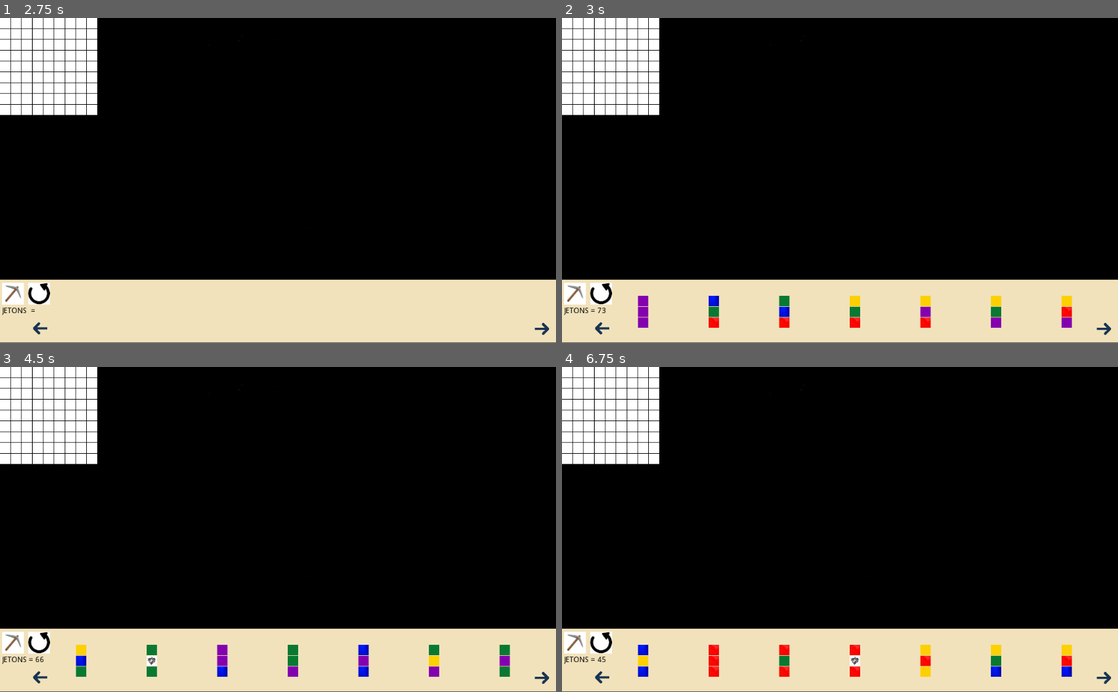
Above: before the commit, frames 1-4 (two rows, left to right).
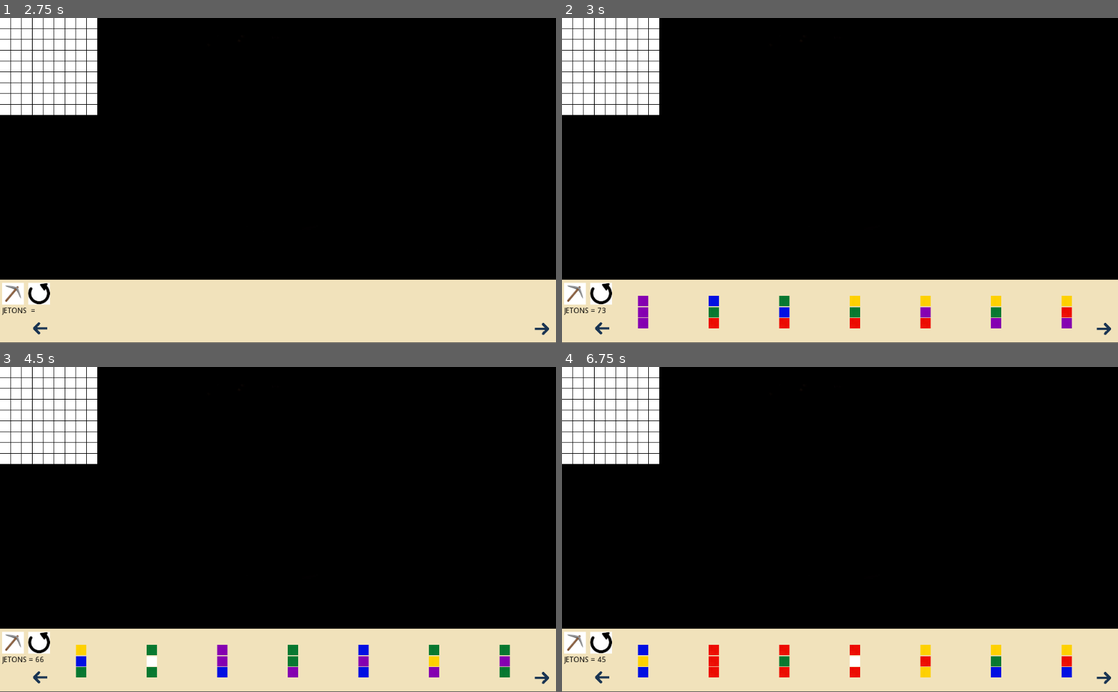
Above: after the commit, the same moments.

Repository: tartempion-sdr/chromino-V2
Game: Godot game, scene res://Node2D.tscn
Same seed, same stepped clock (60 frames per second), same inputs: the game is played once before the commit and once after it.
Inputs (mouse positions are in pixels of both pictures, inside the frame that each line leads up to):
- Up to frame 1 (2.75 s): click (38, 326) at 0.5 s; click (539, 330) at 1.25 s; click (38, 294) at 2 s
- Up to frame 2 (3 s): click "JETONS =" at 2.75 s
- Up to frame 3 (4.5 s): click (505, 659) at 3.52 s; click "JETONS = 73" at 4.25 s
- Up to frame 4 (6.75 s): click "JETONS = 66" at 5 s; click "JETONS = 59" at 5.75 s; click "JETONS = 52" at 6.5 s

Frame 1 is identical in both runs. In frame 2, 0.2% of the frame differs, in the area x 13-92%, y 85-96%; in frame 3, 0.2%; in frame 4, 0.3%.

Commit message:
deplacer jeton sur le plateau ok

Diff:
--- a/Node2D.gd
+++ b/Node2D.gd
@@ -147,13 +147,17 @@
 var list_affiche_position_porte_jetons = []
 var random = RandomNumberGenerator.new()
 var hazard
+
+
+
+
+
 func _ready():
 
-
 	random.randomize()
-
-
 	pos_plateau()
+
+
 
 
 func plateau(pos):
@@ -222,34 +226,37 @@
 	print("random" + str(hazard))
 	var instance_jeton = scene_jeton.instance()
 
-
-	instance_jeton.get_node("CollisionShape2D/Spritemilieu/Spritehaut").texture = list_couleurs_jetons[hazard][0]
-
-	instance_jeton.get_node("CollisionShape2D/Spritemilieu").texture = list_couleurs_jetons[hazard][1]
-	instance_jeton.get_node("CollisionShape2D/Spritemilieu/Spritebas").texture = list_couleurs_jetons[hazard][2]
+	instance_jeton.get_node("jetons/Spritemilieu/Spritehaut").texture = list_couleurs_jetons[hazard][0]
+	instance_jeton.get_node("jetons/Spritemilieu").texture = list_couleurs_jetons[hazard][1]
+	instance_jeton.get_node("jetons/Spritemilieu/Spritebas").texture = list_couleurs_jetons[hazard][2]
+	#instance_jeton.get_node("jetons").connect("mouse_entered", self, "_input")
+
 	list_couleurs_jetons[hazard][3] = false
 	list_couleurs_jetons[hazard].append(jeton_child)
 	list_affiche_position_porte_jetons.insert(0, list_couleurs_jetons[hazard])
 	add_child(instance_jeton)
 
+
+
 	jeton_child += 1
 
 	affiche_jetons_piocher()
 
 
 
+
 func affiche_jetons_piocher():
-
 
 	for f in len(list_affiche_position_porte_jetons):
 		var child_jeton = get_child(list_affiche_position_porte_jetons[f][5])
 
-		if child_jeton is Area2D:
-
-
+		if child_jeton is Node2D:
+
+			#print($TextureRect2/TextureRect3/jetons/CollisionShape2D.position())
 			if f < 8:
 				child_jeton.visible = true
 				child_jeton.position = list_position_pioche_jetons[f]
+
 			else:
 				child_jeton.visible = false
 				child_jeton.position = list_position_pioche_jetons[7]
@@ -266,17 +273,11 @@
 	print("Nombre d'éléments True à la quatrième position : %d" % count)
 	$TextureRect2/Button_pioche/RichTextLabel.text = "JETONS = %d" % count
 
-
-
-
-
 func child_pioche_jetons():
 	for d in nb_jetons_pioche:
 		pioche_jetons(d)
 		affiche_jetons_piocher()
 		affiche_nb_jetons_restant()
-
-
 
 func _input(event):
 
@@ -316,6 +317,8 @@
 
 		y1 += 10
 		souris_pos_plateau()
+	if event is InputEventMouseButton and event.button_index == BUTTON_LEFT and event.pressed :
+		pass
 
 func _on_Button_pioche_button_down():
 
@@ -355,5 +358,6 @@
 	elif len(list_affiche_position_porte_jetons) >= 0:
 		var child_jeton = get_child(list_affiche_position_porte_jetons[0][5])
 
-		if child_jeton is Area2D:
-			child_jeton.get_node("CollisionShape2D").rotation_degrees += 90
+		if child_jeton is Node2D:
+			child_jeton.get_node("jetons/Spritemilieu/Spritehaut").rotation_degrees += 90
+			child_jeton.get_node("jetons/Spritemilieu/Spritebas").rotation_degrees += 90
--- a/Node2D.tscn
+++ b/Node2D.tscn
@@ -7,7 +7,6 @@
 [ext_resource path="res://assets/pioche.png" type="Texture" id=5]
 [ext_resource path="res://assets/arrow.png" type="Texture" id=6]
 [ext_resource path="res://assets/arrow-2.png" type="Texture" id=7]
-[ext_resource path="res://jetons.tscn" type="PackedScene" id=8]
 [ext_resource path="res://assets/fleche_rotation.jpg" type="Texture" id=9]
 
 [node name="Node2D" type="Node2D"]
@@ -16,6 +15,7 @@
 [node name="TextureRect" type="TextureRect" parent="."]
 margin_right = 1026.0
 margin_bottom = 515.0
+mouse_filter = 2
 texture = ExtResource( 1 )
 expand = true
 __meta__ = {
@@ -32,6 +32,7 @@
 margin_top = 483.0
 margin_right = 1024.0
 margin_bottom = 599.0
+mouse_filter = 2
 texture = ExtResource( 2 )
 expand = true
 __meta__ = {
@@ -92,18 +93,6 @@
 __meta__ = {
 "_edit_use_anchors_": false
 }
-
-[node name="TextureRect3" type="TextureRect" parent="TextureRect2"]
-margin_left = 1.0
-margin_top = -516.0
-margin_right = 41.0
-margin_bottom = -476.0
-__meta__ = {
-"_edit_use_anchors_": false
-}
-
-[node name="jetons" parent="TextureRect2/TextureRect3" instance=ExtResource( 8 )]
-visible = false
 [connection signal="button_down" from="TextureRect2/Button_pioche" to="." method="_on_Button_pioche_button_down"]
 [connection signal="button_down" from="TextureRect2/Button_gauche2" to="." method="_on_Button_gauche_button_down"]
 [connection signal="button_down" from="TextureRect2/Button_droite" to="." method="_on_Button_droite_button_down"]
--- /dev/null
+++ b/jetons.gd
@@ -0,0 +1,23 @@
+extends Node2D
+
+var screen_limits = Rect2(Vector2(0, 0), Vector2(1280, 720))  # Ajuste ces valeurs selon la taille de ta scène
+
+
+
+
+func _ready():
+	pass
+
+
+
+func _on_TextureButton_pressed():
+	var mouse_pos = get_viewport().get_mouse_position()
+	var child_node = get_child(0)
+	print("L'ID de l'enfant est : ", child_node)
+	if child_node is Node2D:
+
+
+		child_node.visible = true
+		child_node.global_position = mouse_pos
+		print(child_node.position)
+		print(mouse_pos)
--- a/jetons.tscn
+++ b/jetons.tscn
@@ -1,46 +1,49 @@
-[gd_scene load_steps=3 format=2]
+[gd_scene load_steps=4 format=2]
 
 [ext_resource path="res://assets/colors/carre-blanc.png" type="Texture" id=1]
+[ext_resource path="res://jetons.gd" type="Script" id=2]
 
 [sub_resource type="RectangleShape2D" id=1]
-extents = Vector2( 8.5, 26.7559 )
+extents = Vector2( 10.13, 30.7778 )
 
-[node name="jetons" type="Area2D"]
+[node name="Node2D" type="Node2D"]
+script = ExtResource( 2 )
+
+[node name="jetons" type="Area2D" parent="."]
 gravity_vec = Vector2( 0, 0 )
 gravity = 0.0
 linear_damp = 0.0
 angular_damp = 0.0
 
-[node name="CollisionShape2D" type="CollisionShape2D" parent="."]
+[node name="Spritemilieu" type="Sprite" parent="jetons"]
+texture = ExtResource( 1 )
+region_enabled = true
+region_rect = Rect2( 0, 0, 19, 19 )
+
+[node name="Spritehaut" type="Sprite" parent="jetons/Spritemilieu"]
+texture = ExtResource( 1 )
+centered = false
+offset = Vector2( -9.5, -30 )
+region_enabled = true
+region_rect = Rect2( 0, 0, 19, 19 )
+
+[node name="Spritebas" type="Sprite" parent="jetons/Spritemilieu"]
+texture = ExtResource( 1 )
+centered = false
+offset = Vector2( -9.5, 11 )
+region_enabled = true
+region_rect = Rect2( 0, 0, 19, 19 )
+
+[node name="CollisionShape2D" type="CollisionShape2D" parent="jetons"]
+z_as_relative = false
 shape = SubResource( 1 )
 
-[node name="Spritemilieu" type="TextureRect" parent="CollisionShape2D"]
-margin_left = -10.0
-margin_top = -10.0
-margin_right = 9.0
-margin_bottom = 9.0
-texture = ExtResource( 1 )
-expand = true
+[node name="TextureButton" type="TextureButton" parent="jetons"]
+margin_left = -9.0
+margin_top = -30.0
+margin_right = 10.0
+margin_bottom = 30.0
 __meta__ = {
 "_edit_use_anchors_": false
 }
-
-[node name="Spritehaut" type="TextureRect" parent="CollisionShape2D/Spritemilieu"]
-margin_top = -20.0
-margin_right = 19.0
-margin_bottom = -1.0
-texture = ExtResource( 1 )
-expand = true
-__meta__ = {
-"_edit_use_anchors_": false
-}
-
-[node name="Spritebas" type="TextureRect" parent="CollisionShape2D/Spritemilieu"]
-margin_top = 20.0
-margin_right = 19.0
-margin_bottom = 39.0
-texture = ExtResource( 1 )
-expand = true
-__meta__ = {
-"_edit_use_anchors_": false
-}
+[connection signal="pressed" from="jetons/TextureButton" to="." method="_on_TextureButton_pressed"]
Not shown: 1 places in Node2D.tscn that only renumber resources
